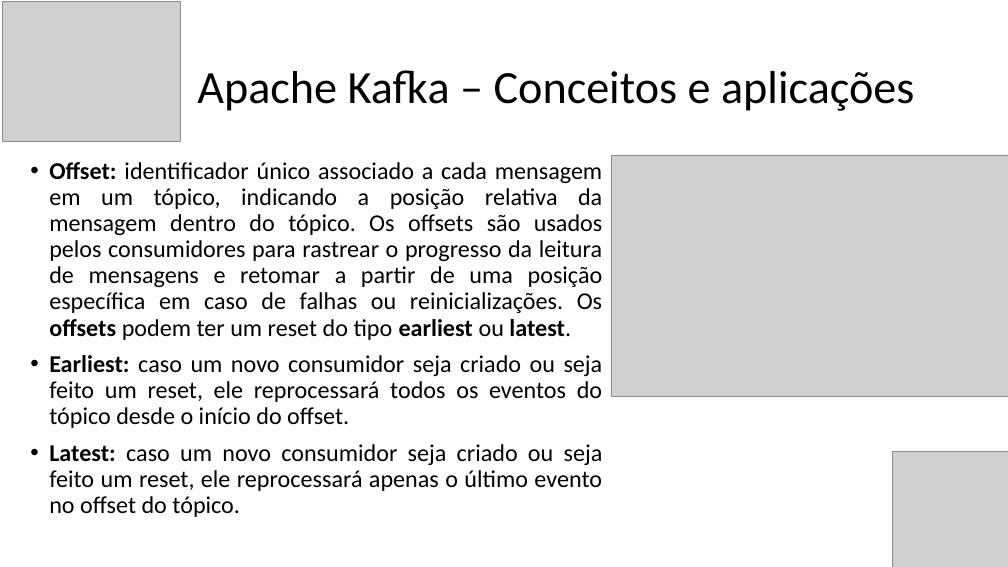
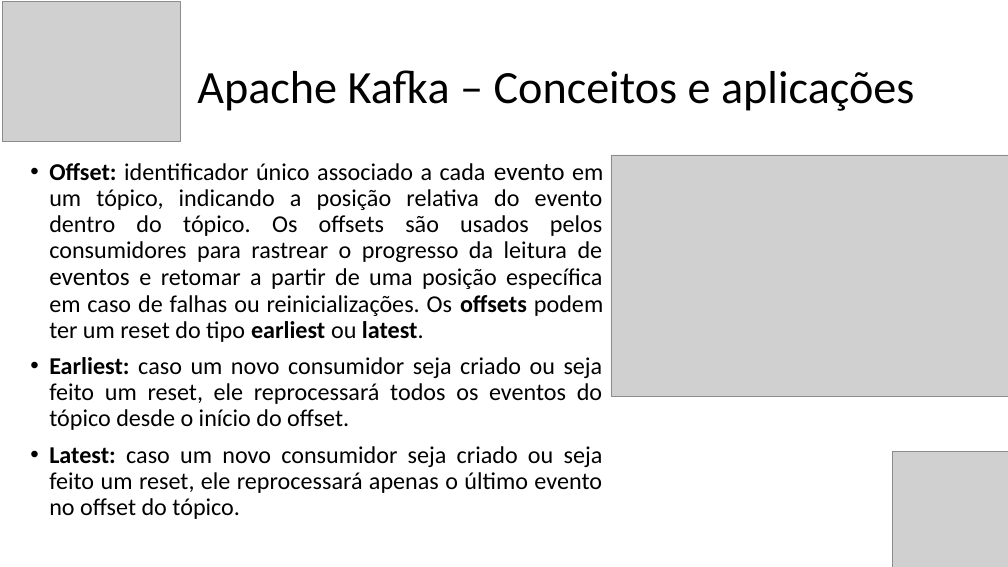
Before and after one commit to vhnegrisoli/curso-udemy-microsservicos-padrao-saga-orquestrado, a slide deck: slide 45 of Conteúdos/Apresentação - Saga.pptx. Drawn at 1008x567 pixels with LibreOffice and Linux fonts; fonts in the diff are those of the drawing; grey boxes stand for pictures. Boxes give left, top, right and bottom in pixels: in the first picture for what was removed or moved away, otherwise in the second. Text is boxed around its words. In the diff, an @@ line names an element or a change of style, - is before the commit and + after.

```diff
--- a/Conteúdos/Apresentação - Saga.pptx
+++ b/Conteúdos/Apresentação - Saga.pptx
@@ text at [49,163,603,342]: text changed @@
-• Offset: identificador único associado a cada mensagem em um tópico, indicando a posição relativa da mensagem dentro do tópico. Os offsets são usados pelos consumidores para rastrear o progresso da leitura de mensagens e retomar a partir de uma posição específica em caso de falhas ou reinicializações. Os offsets podem ter um reset do tipo earliest ou latest.
+• Offset: identificador único associado a cada evento em um tópico, indicando a posição relativa do evento dentro do tópico. Os offsets são usados pelos consumidores para rastrear o progresso da leitura de eventos e retomar a partir de uma posição específica em caso de falhas ou reinicializações. Os offsets podem ter um reset do tipo earliest ou latest.
```
Also in this commit, not shown: 3 other slides changed.
